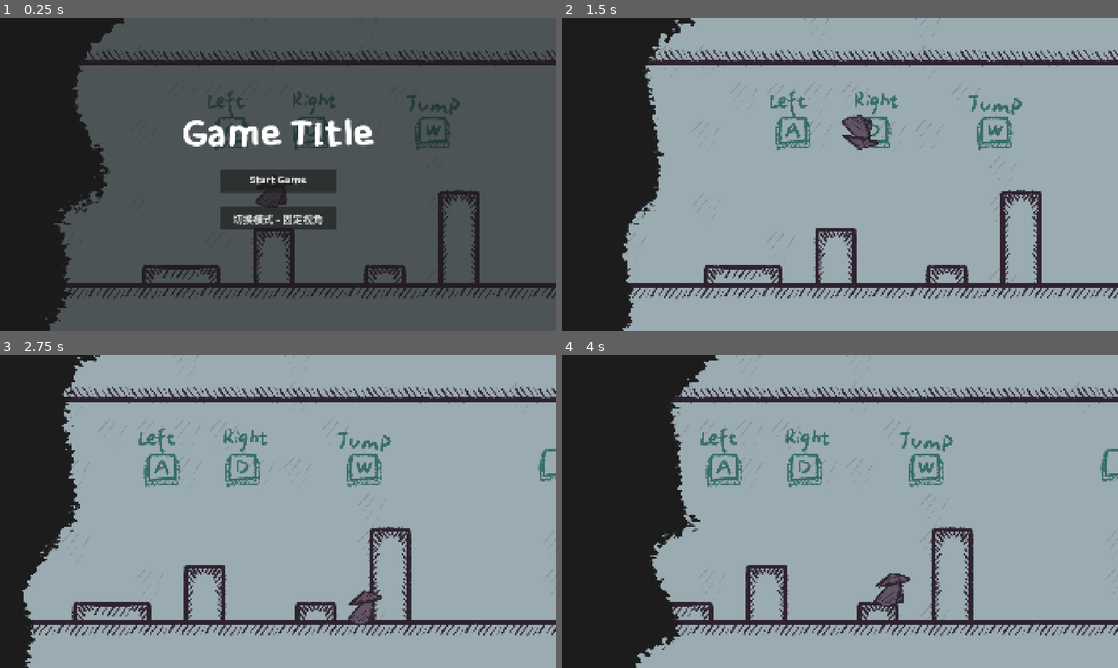
Above: before the commit, frames 1-4 (two rows, left to right).
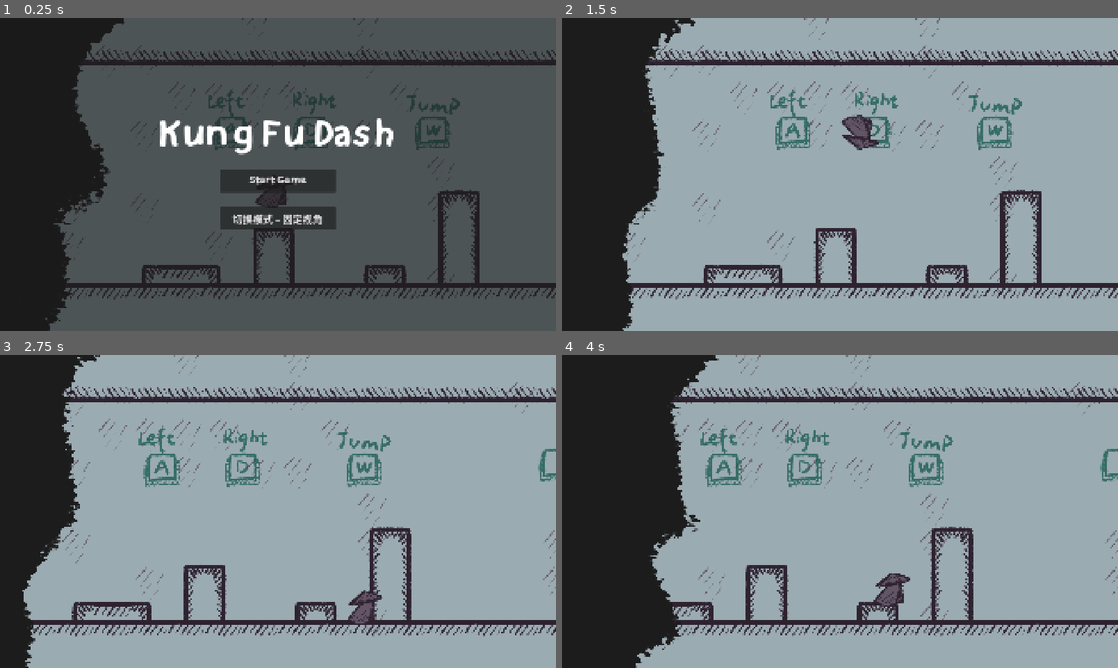
Above: after the commit, the same moments.

Repository: YiTongHu-SC/upside-down
Game: Godot game, scene res://scenes/main.tscn
The game is run twice, just before and just after one commit, with the same random seed, the same clock (stepped at 60 frames per second) and the same inputs.
Inputs:
- Up to frame 1 (0.25 s): no input
- Up to frame 2 (1.5 s): click "Start Game" at 0.5 s; hold D (MOVE_RIGHT) from 1.28 s (still down); tap Space (DASH) at 1.35 s
- Up to frame 3 (2.75 s): keep holding D (MOVE_RIGHT); tap W (JUMP) at 1.52, 2.27 s; tap Space (DASH) at 2.1 s
- Up to frame 4 (4 s): release D (MOVE_RIGHT) at 2.78 s; hold A (MOVE_LEFT) 2.78-3.53 s; tap Space (DASH) at 2.85, 3.6 s; hold D (MOVE_RIGHT) from 3.53 s (still down); tap W (JUMP) at 3.77 s

The runs differ from the first frame. In frame 1, 2.1% of the frame differs, in the area x 15-92%, y 11-88%; in frame 2, 0.9%; in frame 3, 1.1%; in frame 4, 0.9%.

Commit message:
feat(nodes): add use_parent_material to level packed scenes and update main scene

Diff:
--- a/nodes/level_packed_1.tscn
+++ b/nodes/level_packed_1.tscn
@@ -5,6 +5,7 @@
 [ext_resource type="Texture2D" uid="uid://bchktgbydrntx" path="res://images/tutorial_0.png" id="3_8inx2"]
 
 [node name="LevelPacked" type="Node2D"]
+use_parent_material = true
 script = ExtResource("1_x432i")
 
 [node name="Level" type="Node2D" parent="."]
--- a/nodes/level_packed_2.tscn
+++ b/nodes/level_packed_2.tscn
@@ -5,6 +5,7 @@
 [ext_resource type="Texture2D" uid="uid://dacd4jbopu60y" path="res://images/tutorial.png" id="3_60jtr"]
 
 [node name="LevelPacked" type="Node2D"]
+use_parent_material = true
 script = ExtResource("1_60jtr")
 
 [node name="Level" type="Node2D" parent="."]
--- a/scenes/main.tscn
+++ b/scenes/main.tscn
@@ -35,6 +35,7 @@
 camera = NodePath("Camera2D")
 
 [node name="Levels" type="Node2D" parent="."]
+use_parent_material = true
 
 [node name="LevelPacked" parent="Levels" instance=ExtResource("2_o6xl0")]
 
@@ -117,7 +118,7 @@
 [node name="Label" type="Label" parent="UI/StartGamePanel/VBoxContainer"]
 layout_mode = 2
 theme_override_font_sizes/font_size = 120
-text = "Game Title"
+text = "Kung Fu Dash"
 horizontal_alignment = 1
 
 [node name="ButtonStart" type="Button" parent="UI/StartGamePanel/VBoxContainer"]
